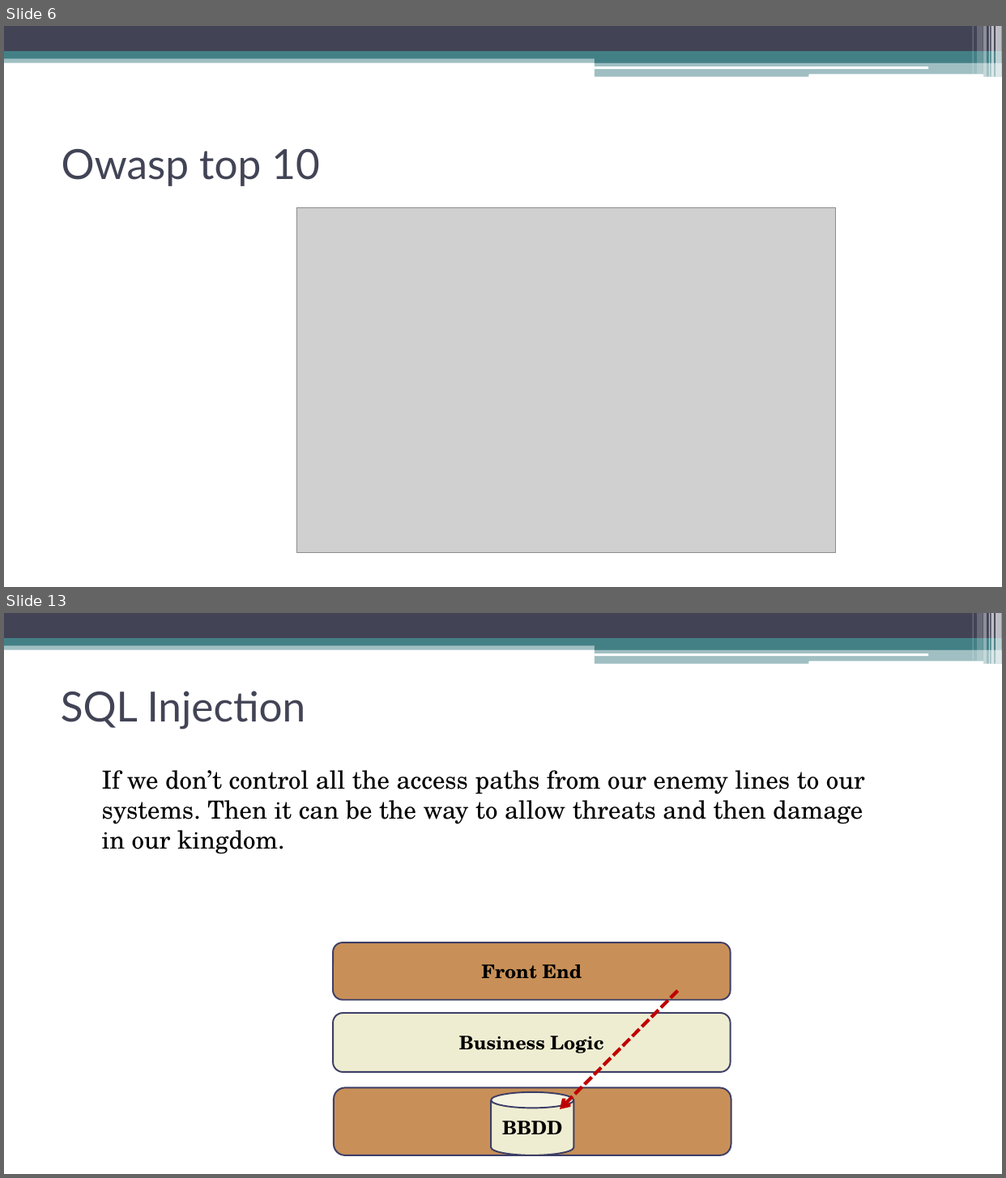
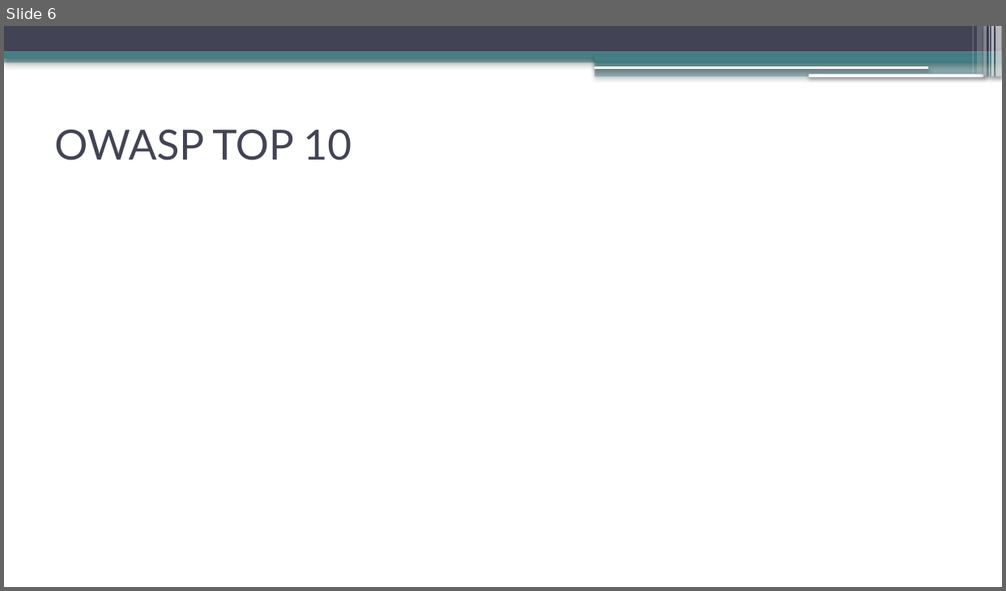
Before and after one commit to sebastianrevuelta/Chess, a slide deck: doc/Check (mate) to the vulnerabilities.pptx. Shown one above the other, each under a label of ours: slides 6 and 13 before the commit, slide 6 after it; the slides between them are not shown. The pictures are 1006x1178 and 1006x591 pixels, drawn with LibreOffice and Linux fonts; fonts in the diff are those of the drawing; grey boxes stand for pictures. Boxes give left, top, right and bottom in pixels: in the first picture for what was removed or moved away, otherwise in the second. Text is boxed around its words. In the diff, an @@ line names an element or a change of style, - is before the commit and + after.

```diff
--- a/doc/Check (mate) to the vulnerabilities.pptx
+++ b/doc/Check (mate) to the vulnerabilities.pptx
@@ slide 13 removed at (4,613,1002,1174), background #FFFFFF; not listed: 13 template elements that a slide beside it also shows @@
@@ title removed at (61,691,306,729) @@
-SQL Injection
@@ text removed at (102,770,865,824) @@
-If we don’t control all the access paths from our enemy lines to our systems. Then it can be the way to allow threats and then damage in our kingdom.
@@ rounded rectangle removed at (333,943,731,1000) @@
-Front End
@@ arrow removed from (678, 991) to (560, 1110) @@
@@ rounded rectangle removed at (333,1013,731,1072) @@
-Business Logic
@@ rounded rectangle removed at (334,1088,731,1156) @@
@@ cylinder removed at (492,1093,574,1156) @@
-BBDD
@@ slide 6 changed as well @@
@@ shadow on in 13 elements at (4,56,1002,62), (4,26,1002,51), (4,51,1002,59), (594,55,1002,62), (594,62,1002,77), (594,66,928,69), (809,74,983,77), (996,26,1002,77), (991,26,995,77), (989,26,990,77), (984,26,987,77), (978,26,983,74), (973,26,974,74) @@
@@ text at (54,130,352,160): text changed @@
-Owasp top 10
+OWASP TOP 10
@@ picture removed at (296,208,836,552) @@
```
Also in this commit, not shown: 22 other slides changed, 12 slides added, 8 other slides removed.
